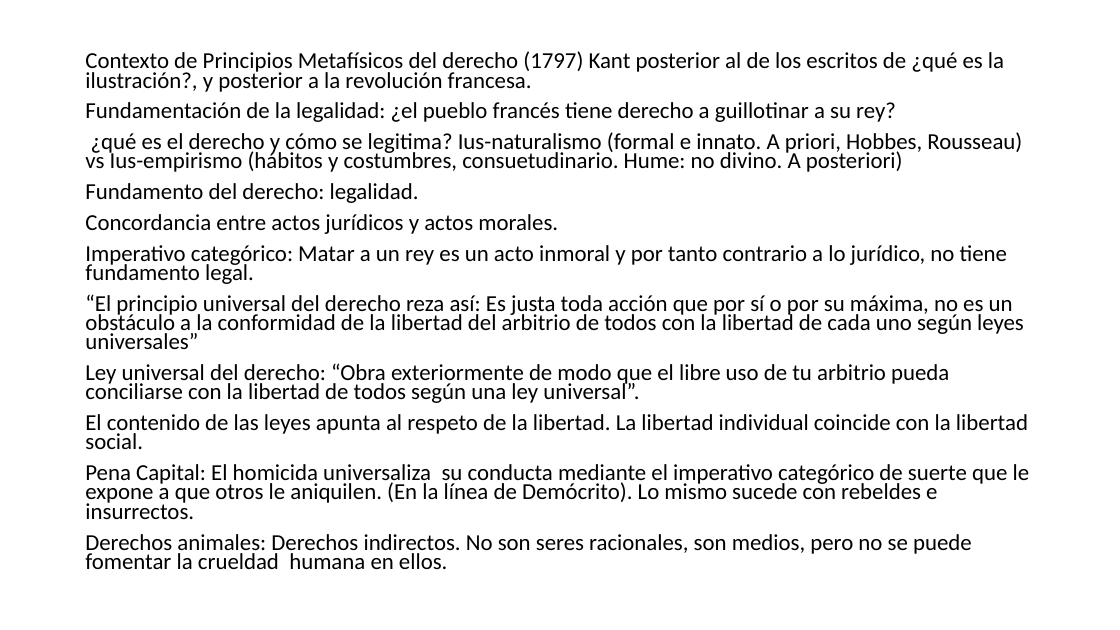
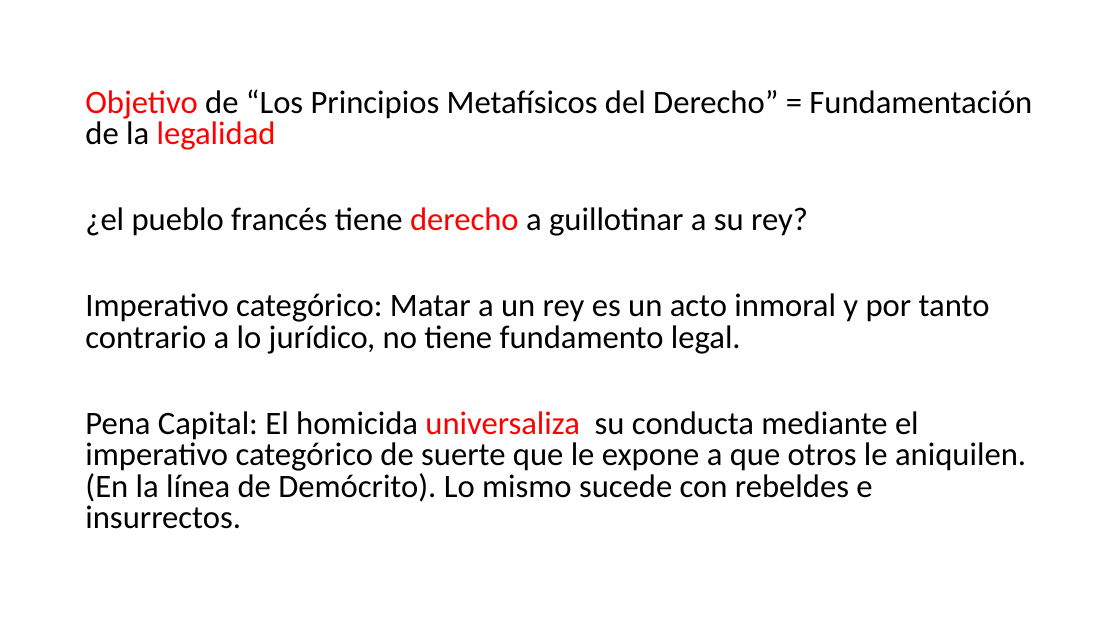
Before and after one commit to zaboltar/zaboltar.github.io, a slide deck: slide 29 of assets uarm/2023 1 UarmPCrit/Kant - Doctrina del Derecho.pptx (slide 2 before the commit). Drawn at 1120x630 pixels with LibreOffice and Linux fonts; fonts in the diff are those of the drawing. Boxes give left, top, right and bottom in pixels: in the first picture for what was removed or moved away, otherwise in the second. Text is boxed around its words. In the diff, an @@ line names an element or a change of style, - is before the commit and + after.

```diff
--- a/assets uarm/2023 1 UarmPCrit/Kant - Doctrina del Derecho.pptx
+++ b/assets uarm/2023 1 UarmPCrit/Kant - Doctrina del Derecho.pptx
@@ text "Objetivo de “Los Principios Metafísicos ...": place and size @@
-text "Objetivo de “Los Principios Metafísicos ..." at [85,51,1030,569]
+text "Objetivo de “Los Principios Metafísicos ..." at [85,89,1032,529]
@@ text at [85,89,1032,236]: text changed; size 19.6 to 28 pt @@
-Contexto de Principios Metafísicos del derecho (1797) Kant posterior al de los escritos de ¿qué es la ilustración?, y posterior a la revolución francesa.
-Fundamentación de la legalidad: ¿el pueblo francés tiene derecho a guillotinar a su rey?
-¿qué es el derecho y cómo se legitima? Ius-naturalismo (formal e innato. A priori, Hobbes, Rousseau) vs Ius-empirismo (hábitos y costumbres, consuetudinario. Hume: no divino. A posteriori)
-Fundamento del derecho: legalidad.
-Concordancia entre actos jurídicos y actos morales.
+Objetivo de “Los Principios Metafísicos del Derecho” = Fundamentación de la legalidad
+¿el pueblo francés tiene derecho a guillotinar a su rey?
@@ text at [85,294,1028,449]: paragraphs removed @@
-“El principio universal del derecho reza así: Es justa toda acción que por sí o por su máxima, no es un obstáculo a la conformidad de la libertad del arbitrio de todos con la libertad de cada uno según leyes universales”
-Ley universal del derecho: “Obra exteriormente de modo que el libre uso de tu arbitrio pueda conciliarse con la libertad de todos según una ley universal”.
-El contenido de las leyes apunta al respeto de la libertad. La libertad individual coincide con la libertad social.
@@ text at [85,293,1026,529]: size 19.6 to 28 pt in "Imperativo categórico: Matar a un rey es ...", "Pena Capital: El homicida universaliza su conducta ..."; text colour #000000 to #FF0000 in "universaliza"; line spacing 0.7 to 0.8 @@
@@ text at [85,534,972,569]: paragraph removed @@
-Derechos animales: Derechos indirectos. No son seres racionales, son medios, pero no se puede fomentar la crueldad humana en ellos.
```
Also in this commit, not shown: 22 other slides changed, 17 slides added, 2 slides removed, 3 other files.
